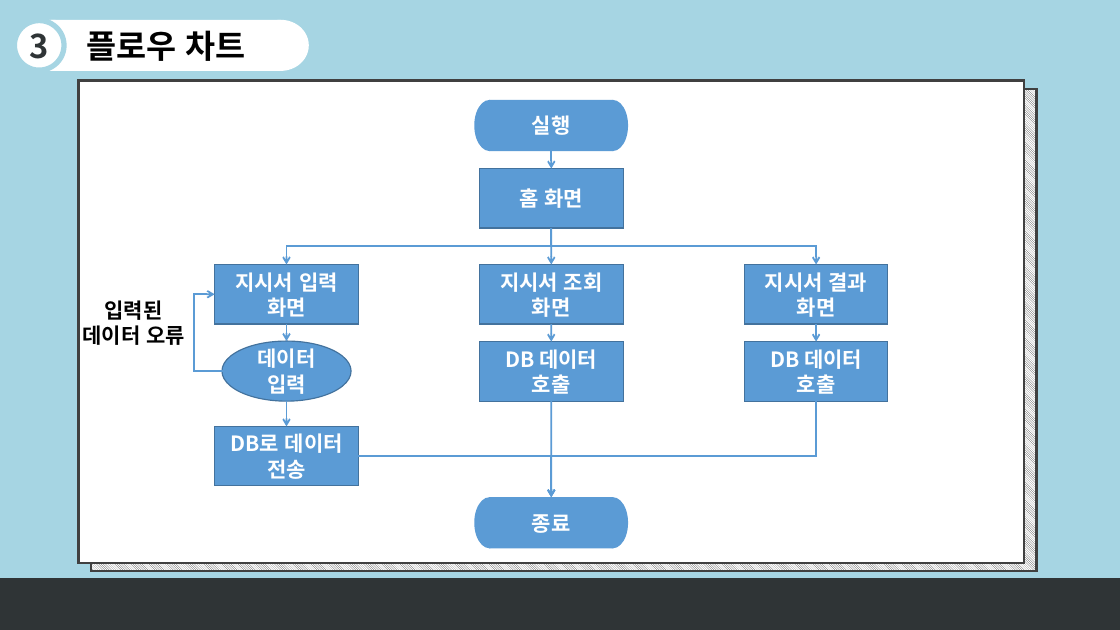
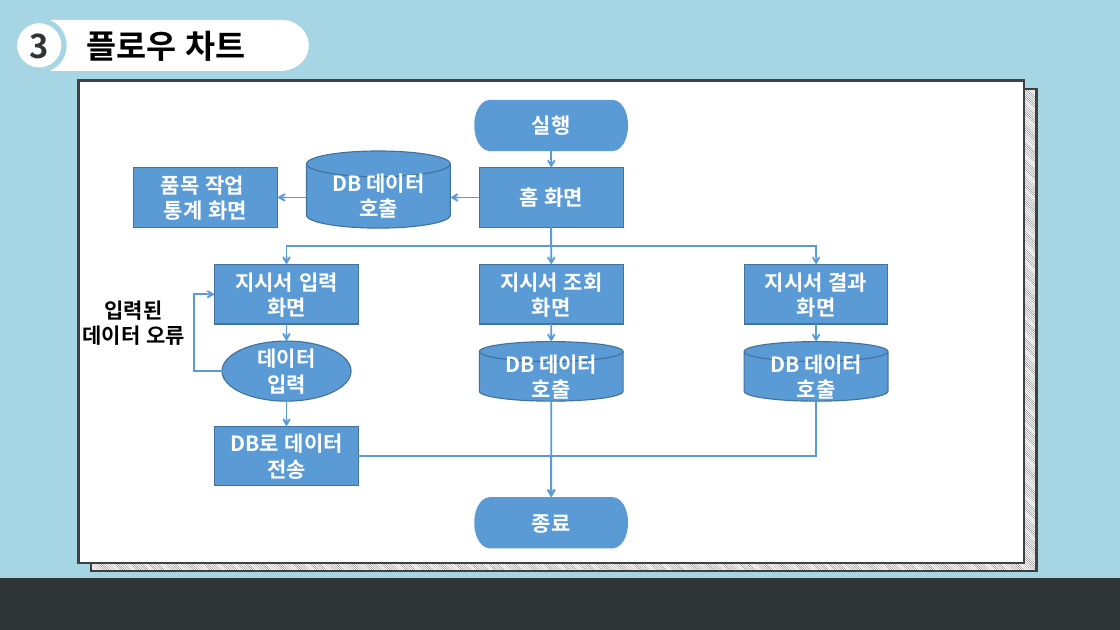
Before and after one commit to sjin9696/Aduino_C_sharp_1Team, a slide deck: slide 12 of 문서자료/발표자료.pptx. Drawn at 1120x630 pixels with LibreOffice and Linux fonts; fonts in the diff are those of the drawing. Boxes give left, top, right and bottom in pixels: in the first picture for what was removed or moved away, otherwise in the second. Text is boxed around its words. In the diff, an @@ line names an element or a change of style, - is before the commit and + after.

```diff
--- a/문서자료/발표자료.pptx
+++ b/문서자료/발표자료.pptx
@@ rectangle added at <box>134,168,277,228</box>, fill #5B9BD5, outline #43739E 1 pt, 18 pt, text #FFFFFF, bold @@
+품목 작업
+통계 화면
@@ cylinder added at <box>307,151,450,229</box>, fill #5B9BD5, outline #43739E 1 pt, 18 pt, text #FFFFFF, bold @@
+DB 데이터
+호출
@@ arrow added from (307, 197) to (277, 197), #5B9BD5 1.5 pt @@
@@ arrow added from (480, 197) to (450, 197), #5B9BD5 1.5 pt @@
@@ cylinder "DB 데이터" at <box>480,342,623,402</box>: rectangle to cylinder @@
@@ cylinder "DB 데이터" at <box>744,342,888,402</box>: rectangle to cylinder @@
```
Also in this commit, not shown: 4 other slides changed, 1 other file.
